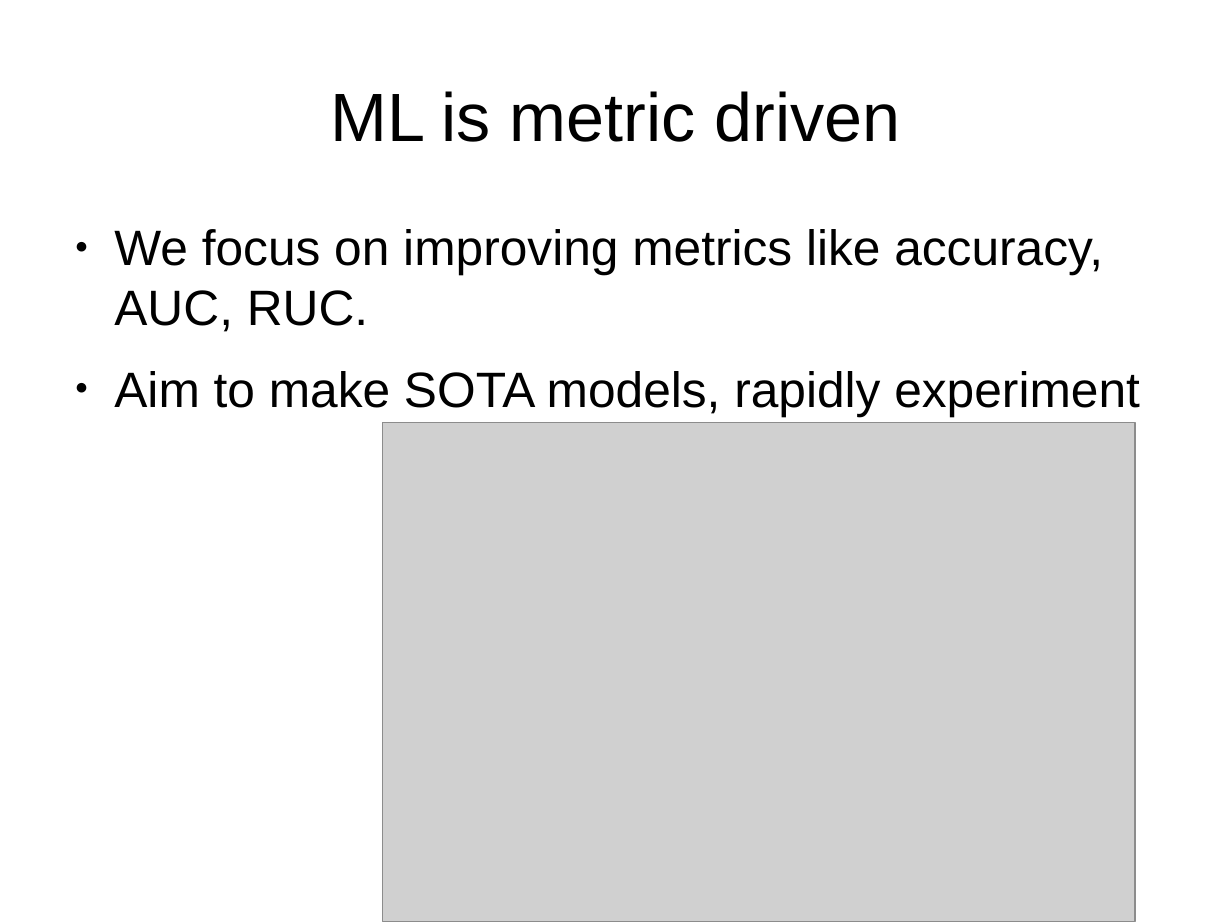
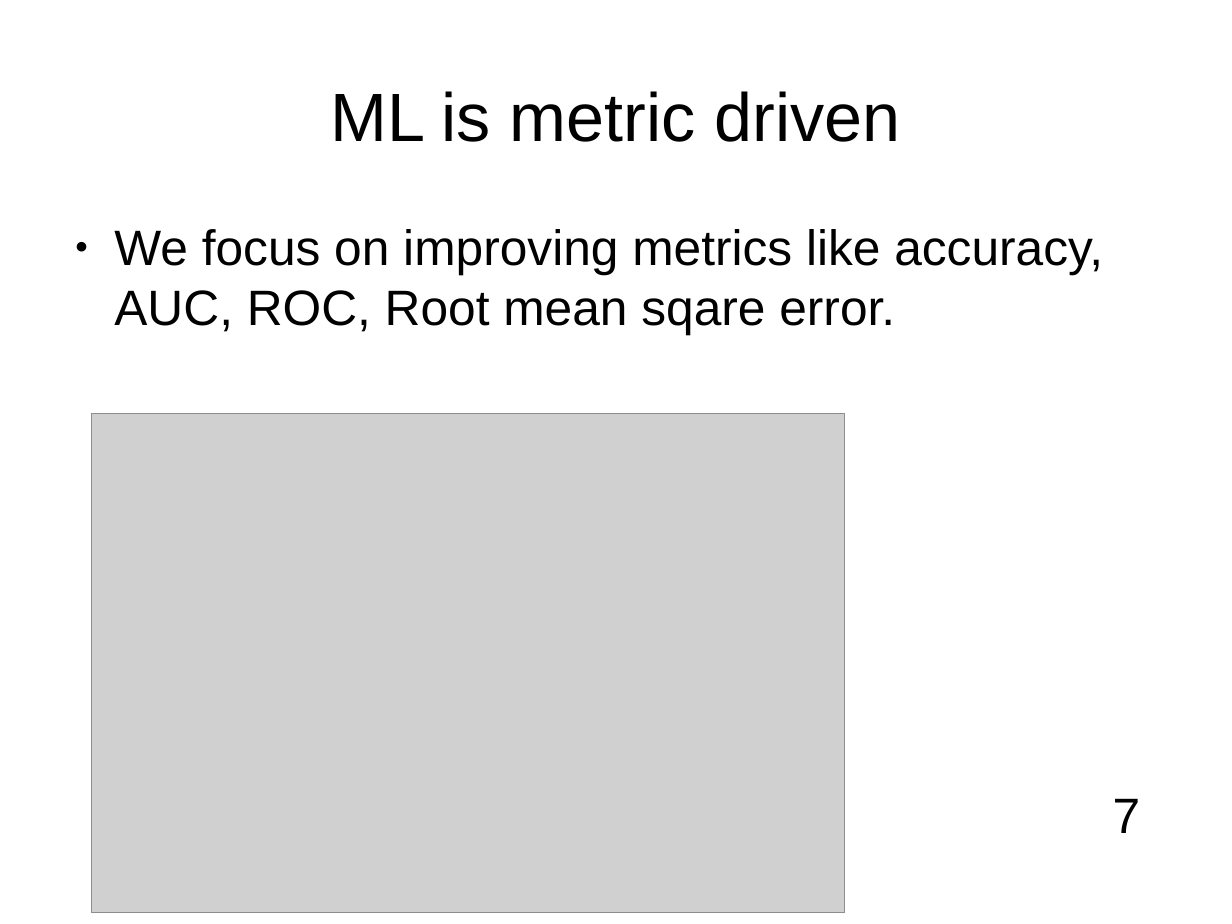
Before and after one commit to kurianbenoy/Talks, a slide deck: slide 7 of Pycon India/Talks.odp. Drawn at 1232x924 pixels with LibreOffice and Linux fonts; fonts in the diff are those of the drawing; grey boxes stand for pictures; background and template pictures are left out. Boxes give left, top, right and bottom in pixels: in the first picture for what was removed or moved away, otherwise in the second. Text is boxed around its words. In the diff, an @@ line names an element or a change of style, - is before the commit and + after.

```diff
--- a/Pycon India/Talks.odp
+++ b/Pycon India/Talks.odp
@@ text at box(114, 229, 1103, 335): text changed @@
-● We focus on improving metrics like accuracy, AUC, RUC.
-● Aim to make SOTA models, rapidly experiment
+● We focus on improving metrics like accuracy, AUC, ROC, Root mean sqare error.
@@ picture: place and size @@
-picture at box(382, 423, 1136, 921)
+picture at box(92, 414, 845, 912)
@@ text added at box(1113, 798, 1141, 833), 32 pt, text #000000 @@
+7
```
Also in this commit, not shown: 34 other slides changed, 1 slide added, 1 slide removed, 7 other files.
